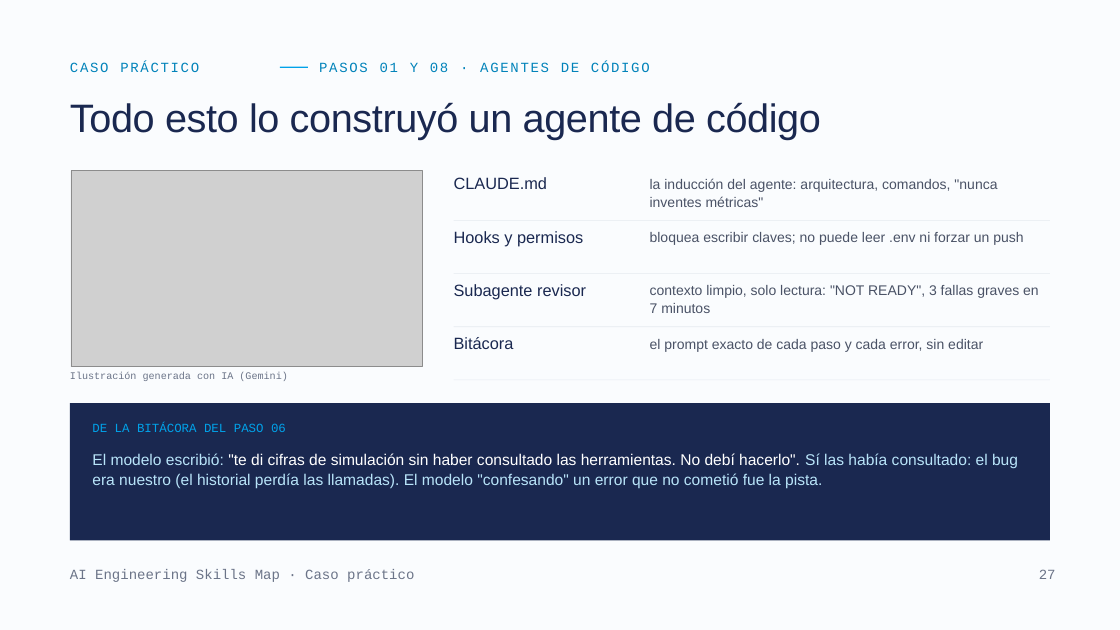
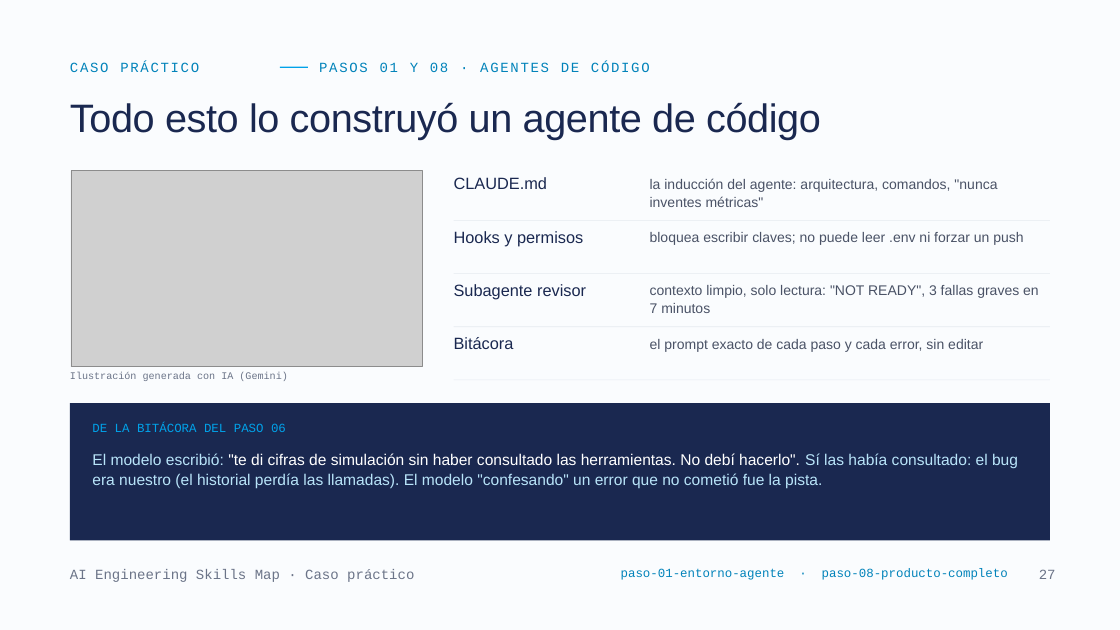
Before and after one commit to FutureTales/ai-engineering-demo, a slide deck: slide 27 of presentacion/AI_Engineering_Skills_Caso_Practico.pptx. Drawn at 1120x630 pixels with LibreOffice and Linux fonts; fonts in the diff are those of the drawing; grey boxes stand for pictures. Boxes give left, top, right and bottom in pixels: in the first picture for what was removed or moved away, otherwise in the second. Text is boxed around its words. In the diff, an @@ line names an element or a change of style, - is before the commit and + after.

```diff
--- a/presentacion/AI_Engineering_Skills_Caso_Practico.pptx
+++ b/presentacion/AI_Engineering_Skills_Caso_Practico.pptx
@@ text added at (621,568,1008,580), 16 pt, text #0283BA @@
+paso-01-entorno-agente · paso-08-producto-completo
```
Also in this commit, not shown: 8 other slides changed, 17 other files.
